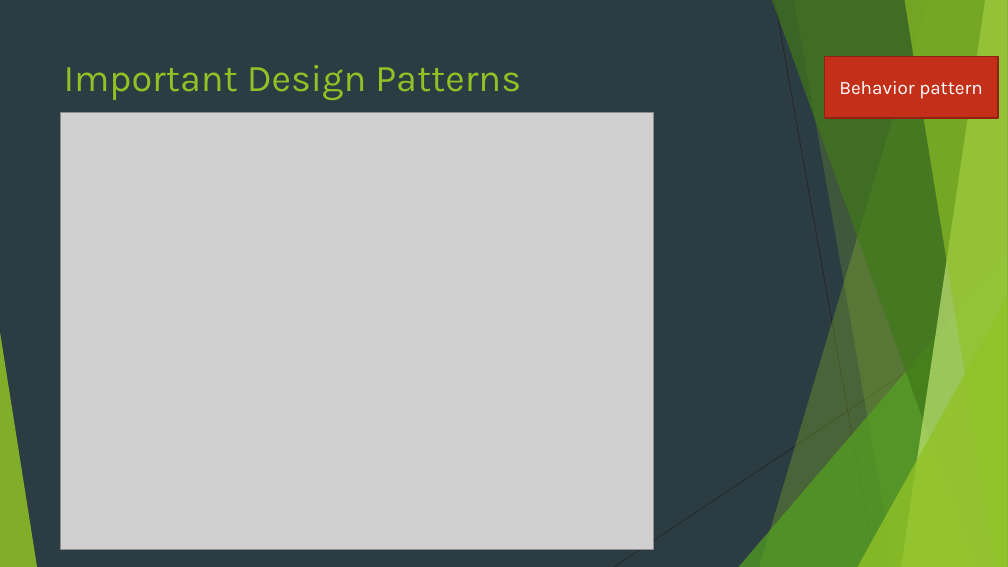
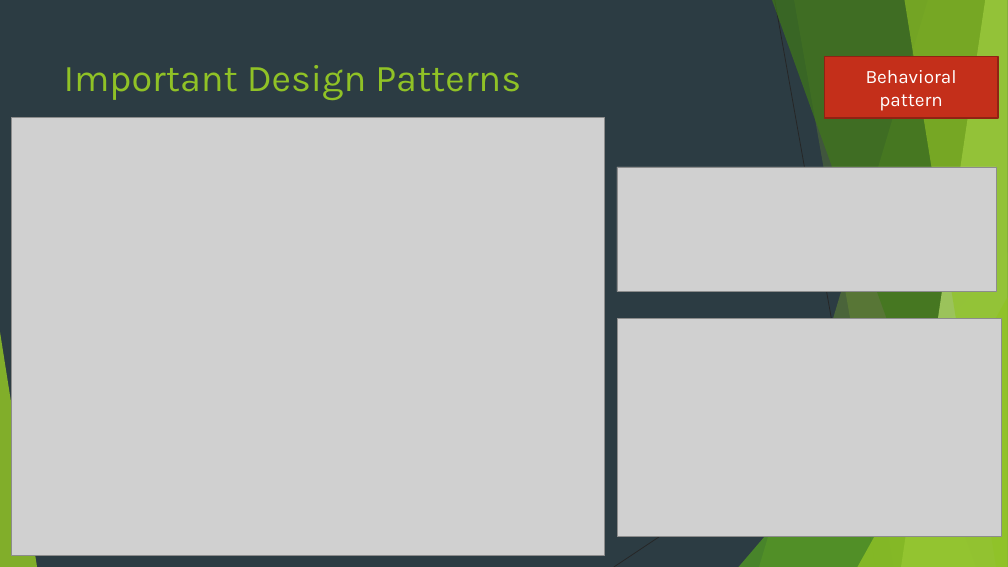
Before and after one commit to 1developer1/EPortfolio_Design_Patterns, a slide deck: slide 16 of presentation/Design_Patterns.pptx. Drawn at 1008x567 pixels with LibreOffice and Linux fonts; fonts in the diff are those of the drawing; grey boxes stand for pictures. Boxes give left, top, right and bottom in pixels: in the first picture for what was removed or moved away, otherwise in the second. Text is boxed around its words. In the diff, an @@ line names an element or a change of style, - is before the commit and + after.

```diff
--- a/presentation/Design_Patterns.pptx
+++ b/presentation/Design_Patterns.pptx
@@ text in rectangle at bbox=[866, 70, 957, 111]: text changed @@
-Behavior pattern
+Behavioral pattern
@@ picture: place and size @@
-picture at bbox=[60, 112, 654, 550]
+picture at bbox=[11, 118, 605, 556]
@@ picture added at bbox=[617, 167, 997, 292] @@
@@ picture added at bbox=[618, 318, 1002, 537] @@
```
Also in this commit, not shown: 3 other slides changed.
